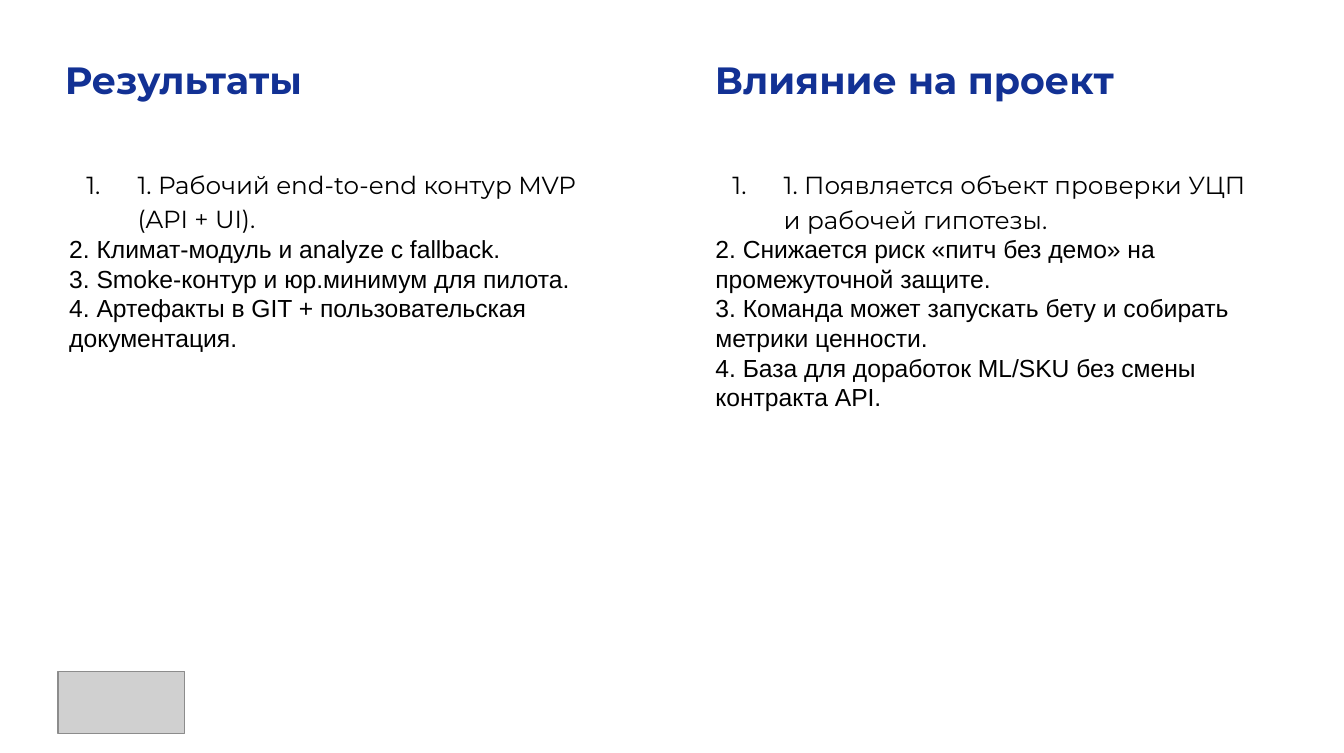
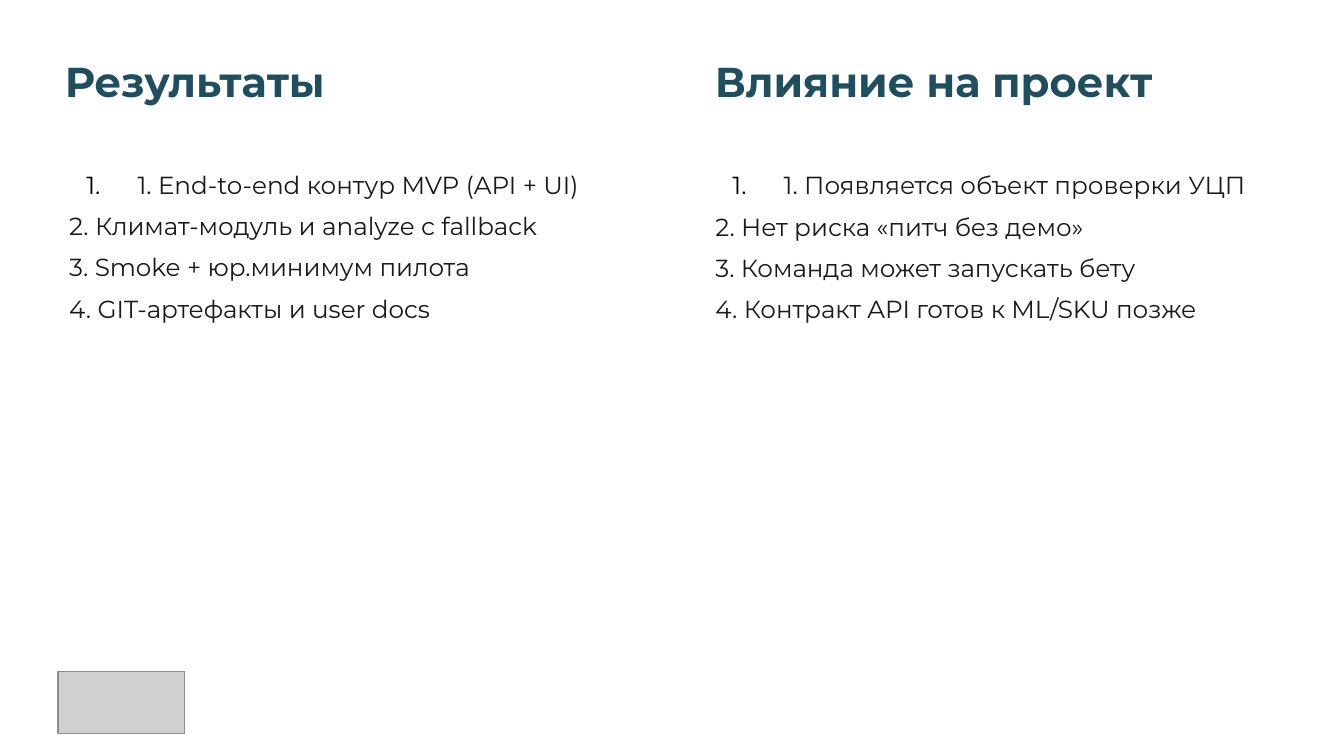
Before and after one commit to artur-ger/GlowAi, a slide deck: slide 10 of docs/Чепурных_Артур_индивидуальная_НИР3_GlowAi.pptx. Drawn at 1344x753 pixels with LibreOffice and Linux fonts; fonts in the diff are those of the drawing; grey boxes stand for pictures. Boxes give left, top, right and bottom in pixels: in the first picture for what was removed or moved away, otherwise in the second. Text is boxed around its words. In the diff, an @@ line names an element or a change of style, - is before the commit and + after.

```diff
--- a/docs/Чепурных_Артур_индивидуальная_НИР3_GlowAi.pptx
+++ b/docs/Чепурных_Артур_индивидуальная_НИР3_GlowAi.pptx
@@ text "Результаты" at (x1=65, y1=67, x2=325, y2=106): size 20 to 22 pt, text colour #123194 to #1F4E5F; more space between paragraphs @@
@@ text "Влияние на проект" at (x1=715, y1=67, x2=1152, y2=105): size 20 to 22 pt, text colour #123194 to #1F4E5F; more space between paragraphs @@
@@ text at (x1=69, y1=175, x2=578, y2=323): text changed; font Arial to Montserrat; text colour #000000 to #1A1A1A @@
-1. 1. Рабочий end-to-end контур MVP (API + UI).
-2. Климат-модуль и analyze с fallback.
-3. Smoke-контур и юр.минимум для пилота.
-4. Артефакты в GIT + пользовательская документация.
+1. 1. End-to-end контур MVP (API + UI)
+2. Климат-модуль и analyze с fallback
+3. Smoke + юр.минимум пилота
+4. GIT-артефакты и user docs
@@ text at (x1=715, y1=175, x2=1245, y2=323): text changed; font Arial to Montserrat; text colour #000000 to #1A1A1A @@
-1. 1. Появляется объект проверки УЦП и рабочей гипотезы.
-2. Снижается риск «питч без демо» на промежуточной защите.
-3. Команда может запускать бету и собирать метрики ценности.
-4. База для доработок ML/SKU без смены контракта API.
+1. 1. Появляется объект проверки УЦП
+2. Нет риска «питч без демо»
+3. Команда может запускать бету
+4. Контракт API готов к ML/SKU позже
```
Also in this commit, not shown: 12 other slides changed, 1 slide added, 1 slide removed, 27 other files.
